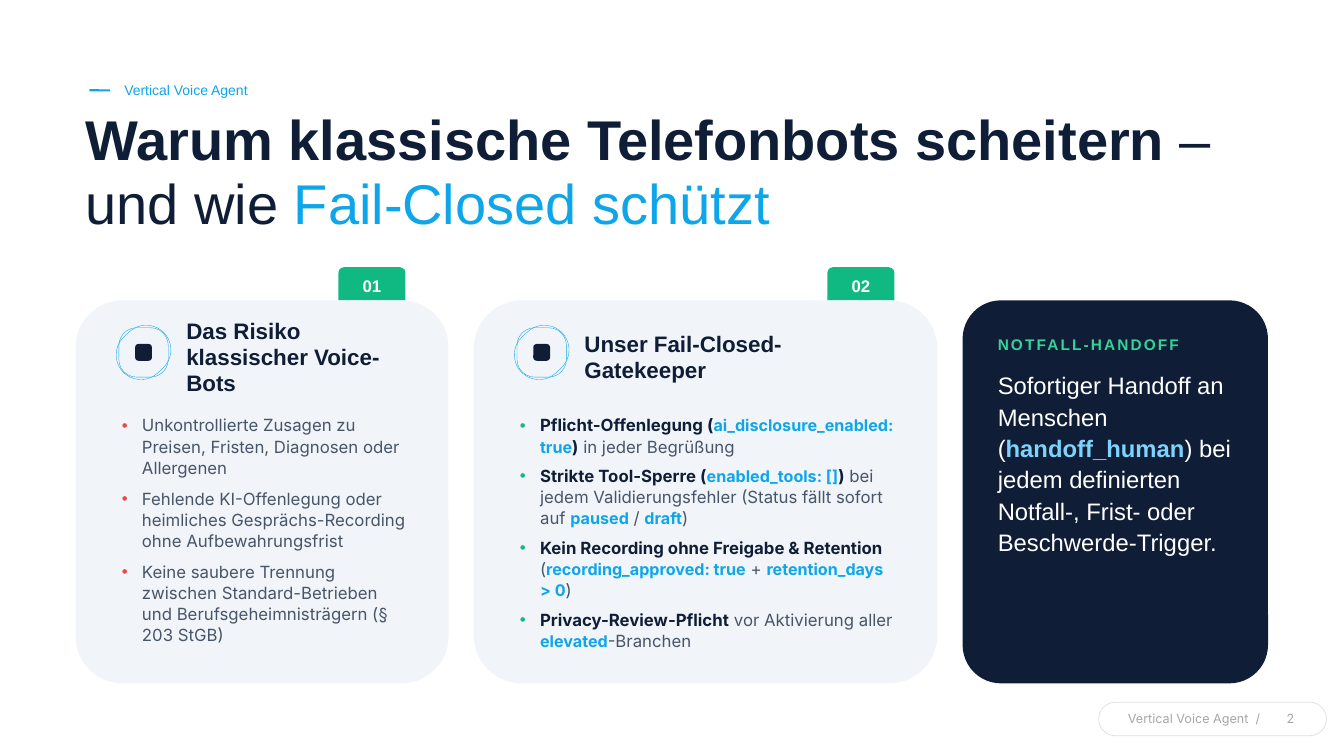
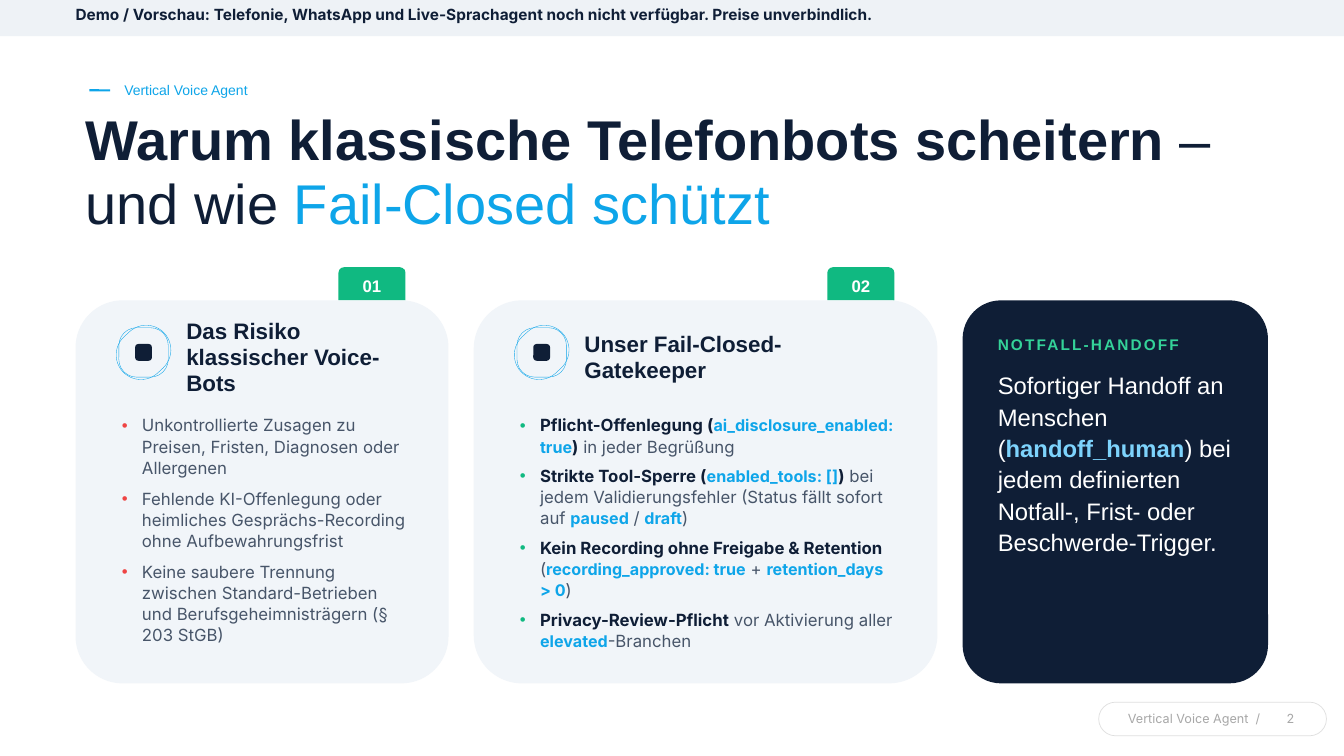
Before and after one commit to realsyncdynamics-spec/vertical-voice-agent, a slide deck: slide 2 of vertical-voice-agent-pitch-deck.pptx. Drawn at 1344x756 pixels with LibreOffice and Linux fonts; fonts in the diff are those of the drawing. Boxes give left, top, right and bottom in pixels: in the first picture for what was removed or moved away, otherwise in the second. Text is boxed around its words. In the diff, an @@ line names an element or a change of style, - is before the commit and + after.

Commit message:
docs(pitch-deck): Demo-Kennzeichnung, Telefonie/Kanzlei als geplant, Preise unverbindlich

```diff
--- a/vertical-voice-agent-pitch-deck.pptx
+++ b/vertical-voice-agent-pitch-deck.pptx
@@ rectangle added at <box>0,0,1344,36</box>, fill #EEF2F6 @@
@@ text added at <box>76,8,872,24</box>, 11 pt, text #0F1E36, bold @@
+Demo / Vorschau: Telefonie, WhatsApp und Live-Sprachagent noch nicht verfügbar. Preise unverbindlich.
```
Also in this commit, not shown: 5 other slides changed.
